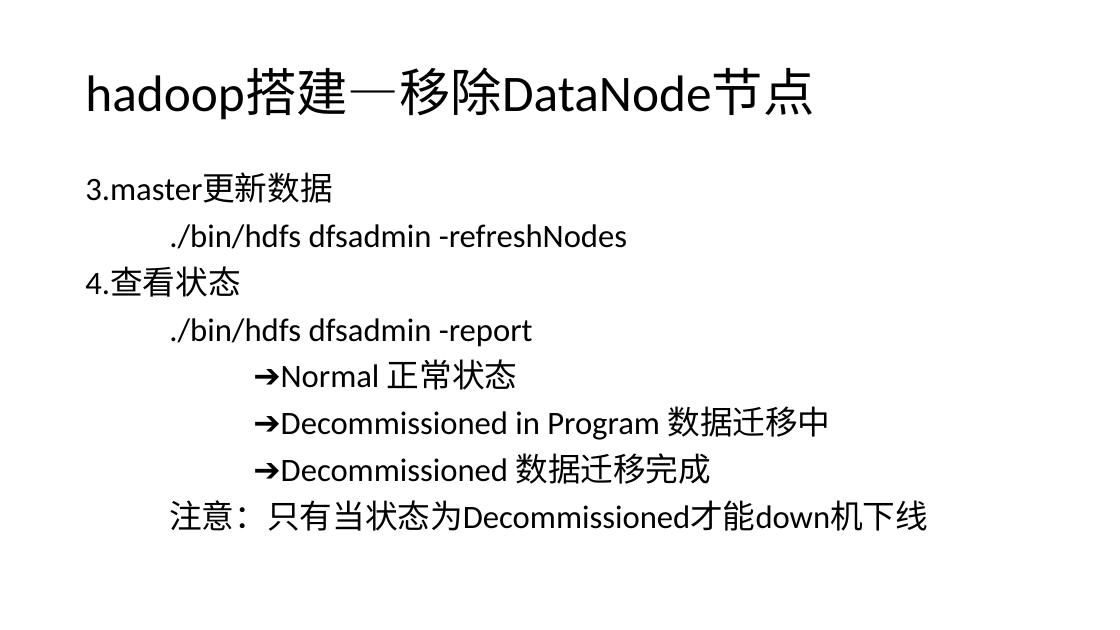
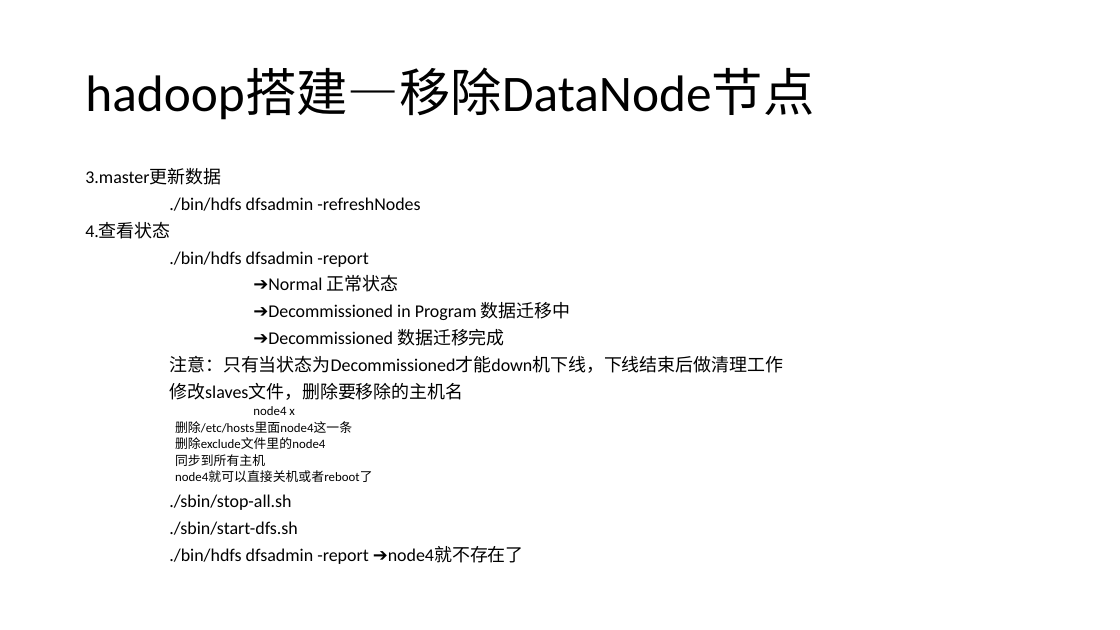
Before and after one commit to MX-Steve/nsd01, a slide deck: slide 24 of bixiejianpu/hadoop/bigData.pptx. Drawn at 1120x630 pixels with LibreOffice and Linux fonts; fonts in the diff are those of the drawing. Boxes give left, top, right and bottom in pixels: in the first picture for what was removed or moved away, otherwise in the second. Text is boxed around its words. In the diff, an @@ line names an element or a change of style, - is before the commit and + after.

```diff
--- a/bixiejianpu/hadoop/bigData.pptx
+++ b/bixiejianpu/hadoop/bigData.pptx
@@ text at bbox=[85, 169, 571, 346]: size 28 to 15.4 pt in "3.master更新数据", "./bin/hdfs dfsadmin -refreshNodes", "4.查看状态", "./bin/hdfs dfsadmin -report" and 3 more places; line spacing 0.9 to 0.7 @@
@@ text at bbox=[169, 356, 783, 564]: text changed; size 28 to 15.4 pt @@
-注意：只有当状态为Decommissioned才能down机下线
+注意：只有当状态为Decommissioned才能down机下线，下线结束后做清理工作
+修改slaves文件，删除要移除的主机名
+    node4 x
+    删除/etc/hosts里面node4这一条
+    删除exclude文件里的node4
+    同步到所有主机
+    node4就可以直接关机或者reboot了
+./sbin/stop-all.sh
+./sbin/start-dfs.sh
+./bin/hdfs dfsadmin -report ➔node4就不存在了
```
Also in this commit, not shown: 4 other slides changed, 9 slides added.
